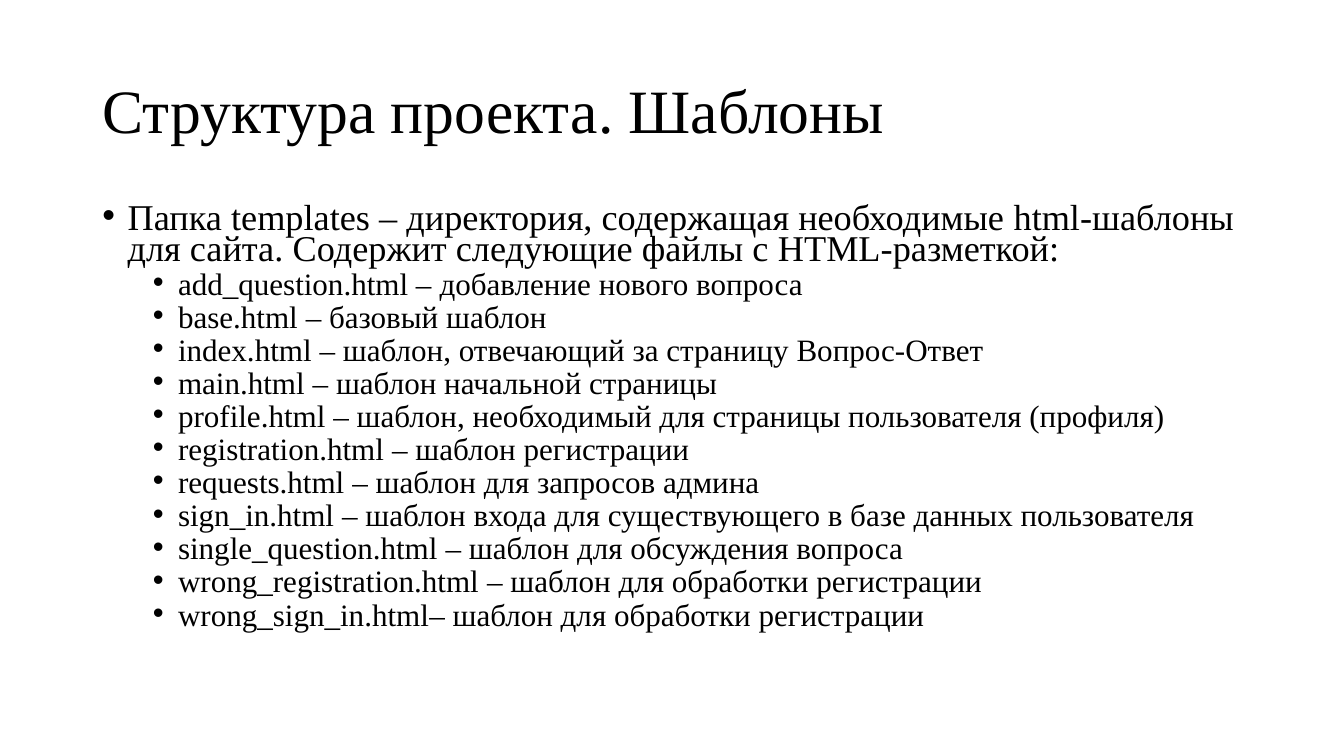
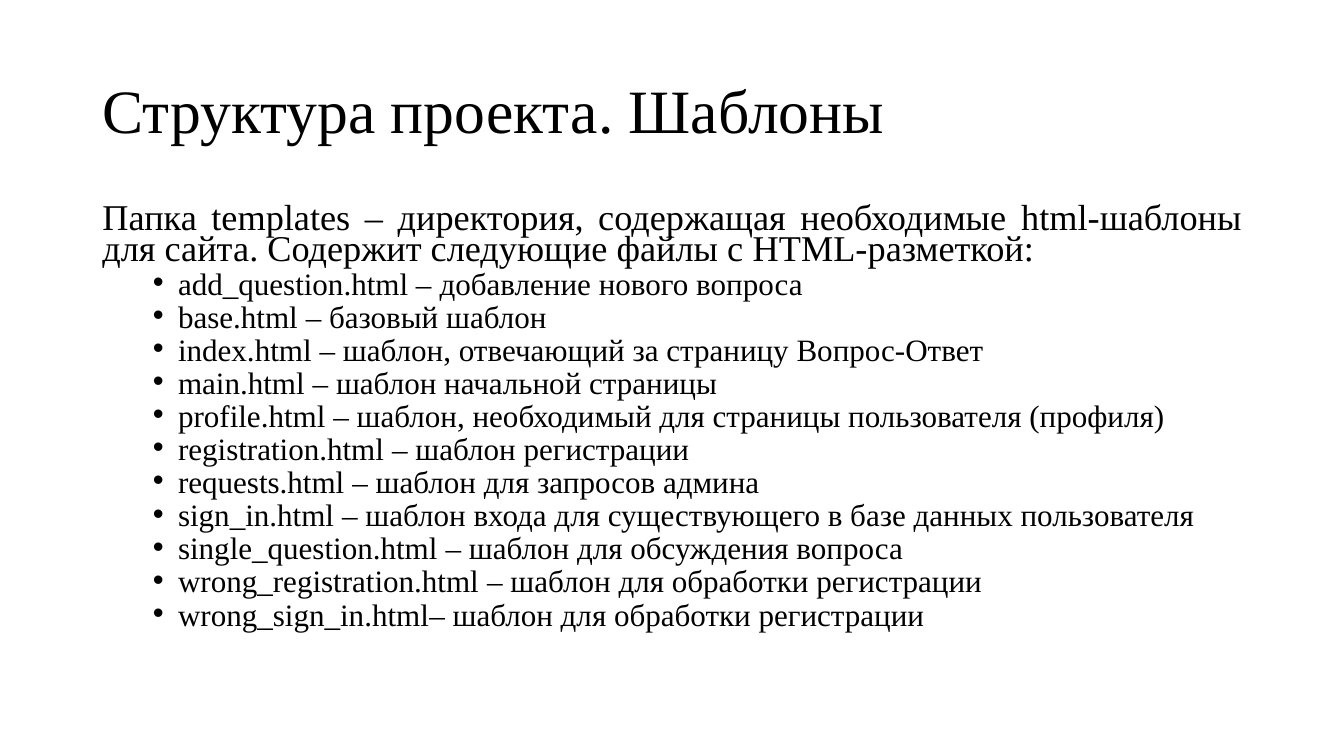
Before and after one commit to CicadaInc/tetropentada, a slide deck: slide 3 of Tetropentada.pptx. Drawn at 1344x756 pixels with LibreOffice and Linux fonts; fonts in the diff are those of the drawing. Boxes give left, top, right and bottom in pixels: in the first picture for what was removed or moved away, otherwise in the second. Text is boxed around its words. In the diff, an @@ line names an element or a change of style, - is before the commit and + after.

```diff
--- a/Tetropentada.pptx
+++ b/Tetropentada.pptx
@@ text "Папка templates – директория, содержащая ..." at box(102, 204, 1241, 631): alignment left to justified; bullet • to none @@
```
Also in this commit, not shown: 4 other slides changed, 1 slide added, 5 other files.
